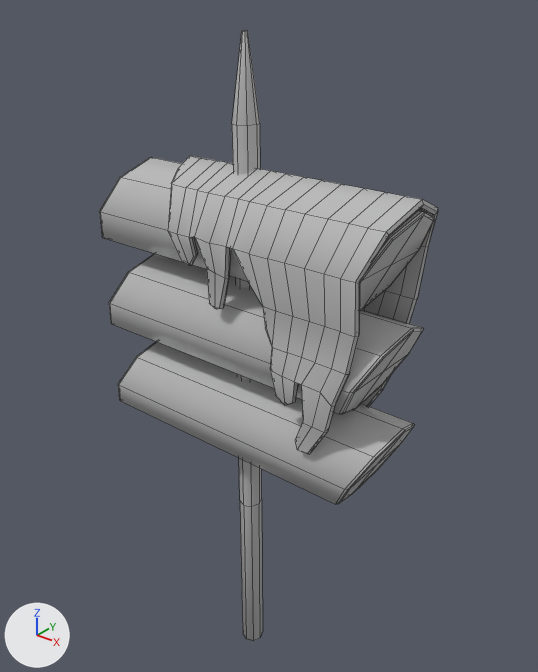
Two versions of the FBX model Assets/Art_TEST/Models/Kkebi/Tteokkkochikkaebi.fbx, one commit apart.
Camera for both pictures: a camera (50 mm lens) standing at (0.37, -0.435, 0.624) and looking at (0.001, 0.026, 0.338). Lighting does not change. The marker at lower left points along +X, +Y and +Z. Mesh edges are drawn as thin lines. Where no turn or scale is listed for an object, it has been applied to the vertices.

In view in the first picture: 'Tteokkkochikkaebi'.
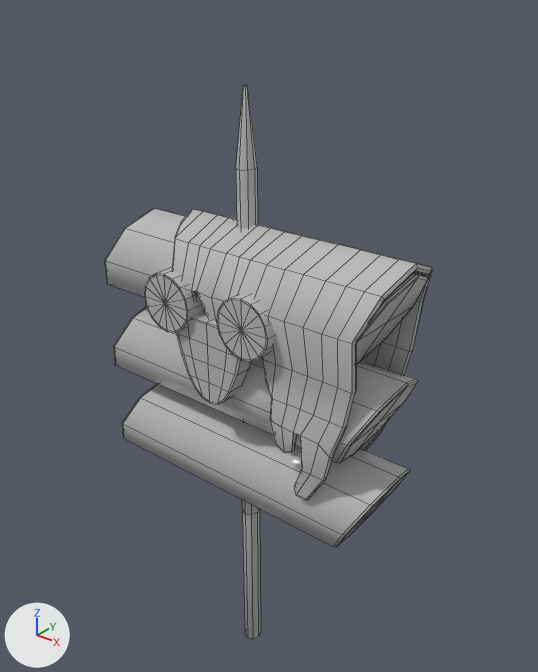
Where the change shows, as pixel boxes (x1, y1, x2, y2) in the pictures (538 x 672 px; the box of a moved part takes in the faces that stretch with it):
'Tteokkkochikkaebi', reshaped (9% shorter): before (100, 30, 438, 641); after (104, 85, 432, 639)
part 1 of me_mesh, moved or reshaped: before (109, 253, 423, 414); after (104, 208, 428, 364)
part 2 of me_mesh, moved or reshaped: before (118, 342, 414, 504); after (113, 307, 418, 463)
part 3 of me_mesh, moved or reshaped: before (100, 157, 435, 311); after (122, 384, 410, 548)
part 4 of me_mesh, moved or reshaped: before (168, 155, 438, 454); after (172, 209, 432, 500)
part 5 of me_mesh, added: after (177, 312, 250, 405)
part 6 of me_mesh, added: after (216, 295, 274, 361)
part 7 of me_mesh, added: after (144, 268, 204, 333)
part 8 of me_mesh, moved or reshaped: before (232, 30, 263, 641); after (236, 85, 261, 639)

Edits to the bpy script that builds the scene:
```text
Add mat_m_tteokkkochikkaebi_body:
    mat_m_tteokkkochikkaebi_body = principled_material('M_Tteokkkochikkaebi_body')
    mat_m_tteokkkochikkaebi_body.base_color = (0.5, 0.5, 0.5)  # grey #bcbcbc
    mat_m_tteokkkochikkaebi_body.roughness = 0.0
Change me_mesh:
    used by ob_tteokkkochikkaebi; location = (0.0, 0.0, 0.0)
    remove me_mesh.from_pydata(...)  # 582 vertices, 576 faces; spans x -0.153..0.153, y -0.05..0.05, z 0.0..0.588
    add me_mesh.from_pydata(...)  # 737 vertices, 720 faces; spans x -0.153..0.153, y -0.056..0.05, z 0.0..0.551
    me_mesh part 1: the loose piece of 50 vertices spanning x -0.153..0.153, y -0.042..0.042, z 0.316..0.399 is moved by (0.0, 0.0, 0.041), in mat_m_tteokkkochikkaebi_body (grey #bcbcbc)
    me_mesh part 2: the loose piece of 50 vertices spanning x -0.153..0.153, y -0.041..0.043, z 0.231..0.315 is moved by (0.0, -0.001, 0.041), in mat_m_tteokkkochikkaebi_body (grey #bcbcbc)
    me_mesh part 3: the loose piece of 50 vertices spanning x -0.153..0.153, y -0.042..0.042, z 0.4..0.484 is moved by (0.0, 0.001, -0.214), in mat_m_tteokkkochikkaebi_body (grey #bcbcbc)
    me_mesh part 4: the loose piece of 374 vertices spanning x -0.062..0.151, y -0.05..0.05, z 0.289..0.492 is moved by (0.0, 0.0, -0.044), in mat_m_tteokkkochikkaebi_body (grey #bcbcbc)
    me_mesh part 5: a new loose piece of 57 vertices spanning x -0.038..0.038, y -0.051..-0.036, z 0.305..0.378, in mat_m_tteok_kkochi (grey #bcbcbc)
    me_mesh part 6: a new loose piece of 49 vertices spanning x 0.015..0.065, y -0.056..-0.036, z 0.361..0.411, in mat_m_tteok_kkochi (grey #bcbcbc)
    me_mesh part 7: a new loose piece of 49 vertices spanning x -0.065..-0.015, y -0.056..-0.036, z 0.361..0.411, in mat_m_tteok_kkochi (grey #bcbcbc)
    me_mesh part 8
    57 vertices are removed from x -0.01..0.01, y -0.01..0.01, z 0.0..0.588
    60 faces are deleted
    41 vertices are added at x -0.008..0.008, y -0.008..0.008, z 0.0..0.551
    16 new vertices lie (0.0, 0.0, 0.164) away from vertices in x -0.008..0.008, y -0.008..0.008, z 0.0..0.327
    60 new faces join them, mat_m_tteokkkochikkaebi_body (grey #bcbcbc)
    add me_mesh.materials.append(mat_m_tteokkkochikkaebi_body)  # grey #bcbcbc
```
